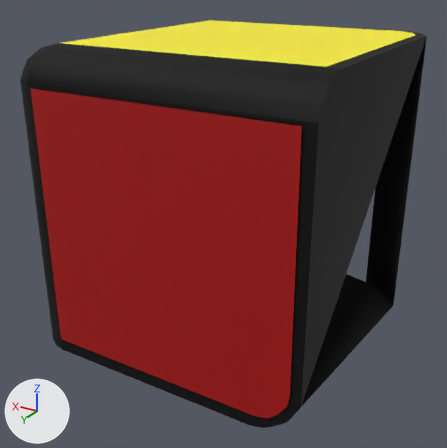
The OBJ model OllPractice.Unity/Assets/3DModels/corners/cornerYBR.obj, before and after one commit.
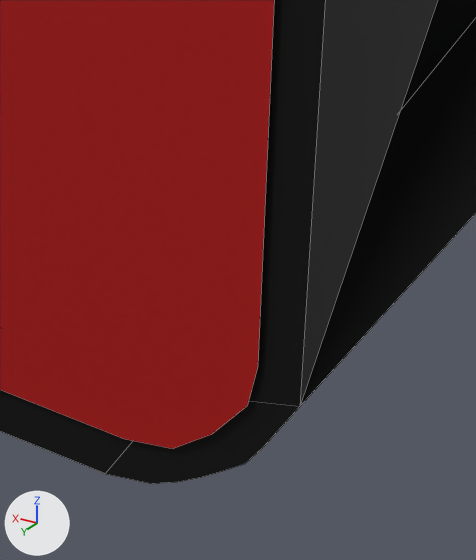
Each version appears first whole from a 50 mm camera at (-0.181, 0.314, 0.132) aimed at (0.001, 0.011, -0.02), and next in a close-up on the part from 50% to 78% of the width and 67% to 100% of the height. Arrows for +X, +Y and +Z are at lower left; the lights stay in place. The close-ups show mesh edges as thin lines. Where no turn or scale is listed for an object, it has been applied to the vertices. Vertices at the same position are counted once.

The first close-up shows 'BasicCorner_Plane', 'ColoredSide3_Plane.005'.
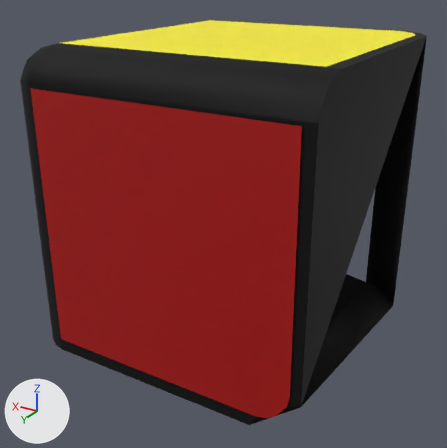
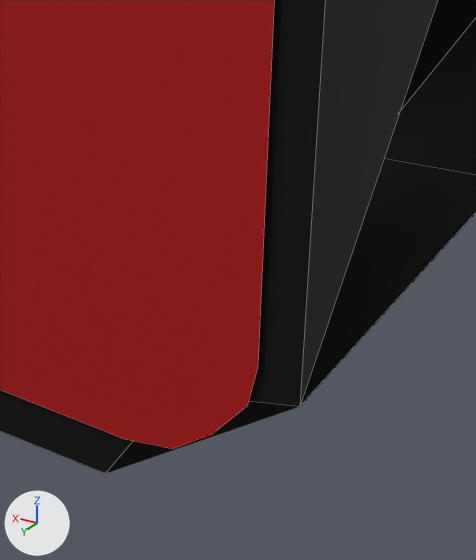
Commit message: Fix missing face in corners

Where the change shows, as pixel boxes (x1, y1, x2, y2) in the close-ups (476 x 560 px; the box of a moved part takes in the faces that stretch with it):
'BasicCorner_Plane', reshaped: before (0, 0, 476, 484); after (0, 0, 476, 474)
part 1 of me_basiccorner_plane, moved or reshaped: before (105, 0, 476, 484); after (105, 0, 476, 474)

The change, as a diff of the scene's bpy script:
```diff
--- a/OllPractice.Unity/Assets/3DModels/corners/cornerYBR.obj.py
+++ b/OllPractice.Unity/Assets/3DModels/corners/cornerYBR.obj.py
@@ me_basiccorner_plane @@
 me_basiccorner_plane.from_pydata(...)  # 121 vertices, 98 faces, 1 loose edge; spans x -0.09..0.09, y -0.09..0.09, z -0.09..0.09
 # used by ob_basiccorner_plane; location = (0.0, 0.0, 0.0)
 # verts and faces of me_basiccorner_plane; kept vertices keep their numbers, new ones are numbered from 121
 # before: 16 (0.09, -0.062, -0.09), 26 (-0.073, 0.09, -0.086) at pixel (175, 482), 28 (-0.09, 0.09, -0.066) at pixel (299, 406), 29 (-0.062, 0.09, -0.09) at pixel (105, 473), 31 (-0.072, 0.09, -0.072)
 # before: 34 (-0.076, 0.09, -0.084) at pixel (200, 477), 35 (-0.069, 0.09, -0.088) at pixel (152, 483), 36 (-0.079, 0.09, -0.082) at pixel (221, 471), 37 (-0.083, 0.09, -0.079) at pixel (245, 463), 38 (-0.085, 0.09, -0.075) at pixel (262, 447)
 # before: 114 (-0.09, -0.066, -0.09), 115 (-0.062, -0.09, -0.09)
+# me_basiccorner_plane part 1
+delete_vertices([26, *range(34, 39)])  # with the faces that use them
+delete_faces([(16, 115, 29)])
+verts[121] = (-0.09, 0.012, -0.078)
+verts[122] = (-0.062, 0.0, -0.09)
+faces += [(16, 115, 122, 29), (114, 121, 122, 115), (28, 31, 29, 122, 121)]
 me_basiccorner_plane.materials.append(mat_blackplastic)
```
